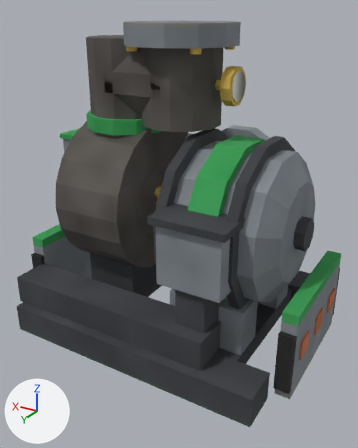
The OBJ model src/main/resources/assets/eln/model/steamturbine50v/steamturbine50v.obj as it was, and as the next commit left it.
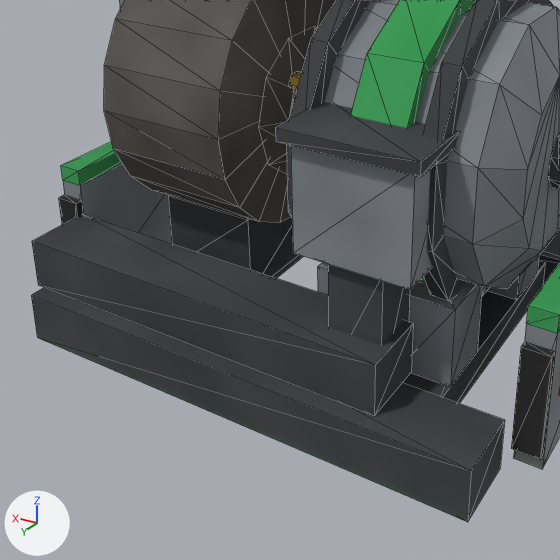
There are two pictures of each version: one whole from a camera (50 mm lens) standing at (-0.795, 1.342, 0.529) and looking at (-0.019, 0.048, -0.118), one close up on the part from 0% to 84% of the width and 33% to 100% of the height. Lighting does not change. The marker at lower left points along +X, +Y and +Z. The first two pictures are the older version. The close-ups show mesh edges as thin lines. Where no turn or scale is listed for an object, it has been applied to the vertices.

The first close-up shows 'main' and 1 more.
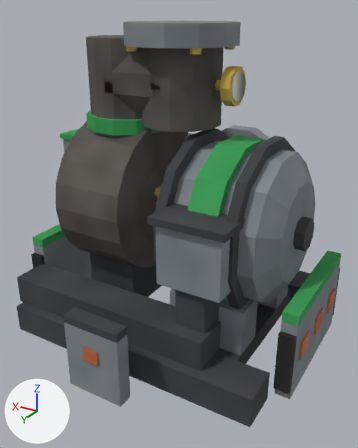
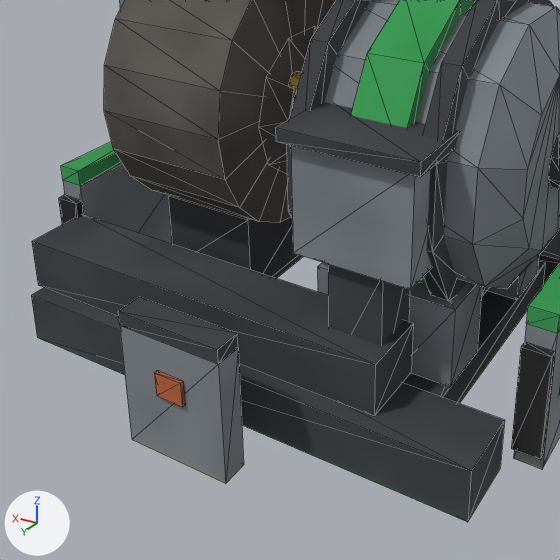
What changed in the scene script:
```text
Change me_main:
    used by ob_main; location = (0.0, 0.0, 0.0)
    remove me_main.from_pydata(...)  # 768 vertices, 1196 faces; spans x -0.5..0.5, y -0.375..0.375, z -0.5..0.5
    add me_main.from_pydata(...)  # 788 vertices, 1226 faces; spans x -0.5..0.5, y -0.375..0.5, z -0.5..0.5
    me_main part 1
    14 vertices are added at x -0.094..0.025, y 0.447..0.5, z -0.5..-0.256
    6 new vertices lie (0.188, 0.0, 0.0) away from vertices in x -0.094, y 0.447..0.494, z -0.5..-0.256
    30 new faces join them
    other edits to the shape of me_main do not show in these pictures
```

Changed parts and their boxes (x1, y1, x2, y2) in the close-ups (560 x 560 px):
part 1 of me_main, added: after (118, 297, 244, 484)
